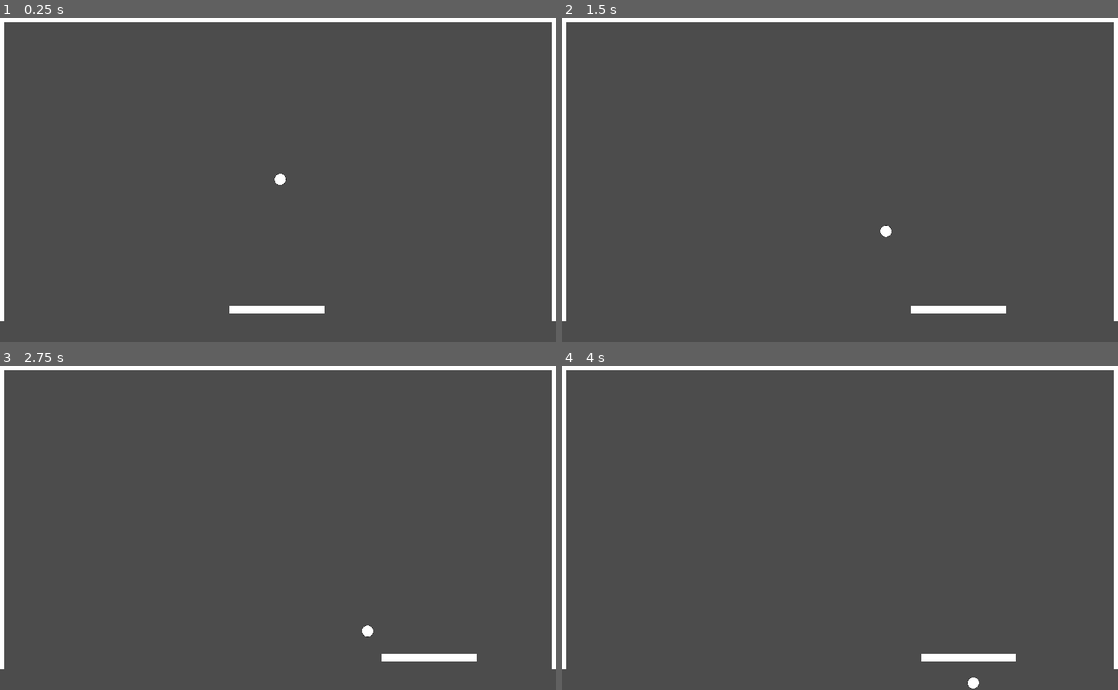
Above: before the commit, frames 1-4 (two rows, left to right).
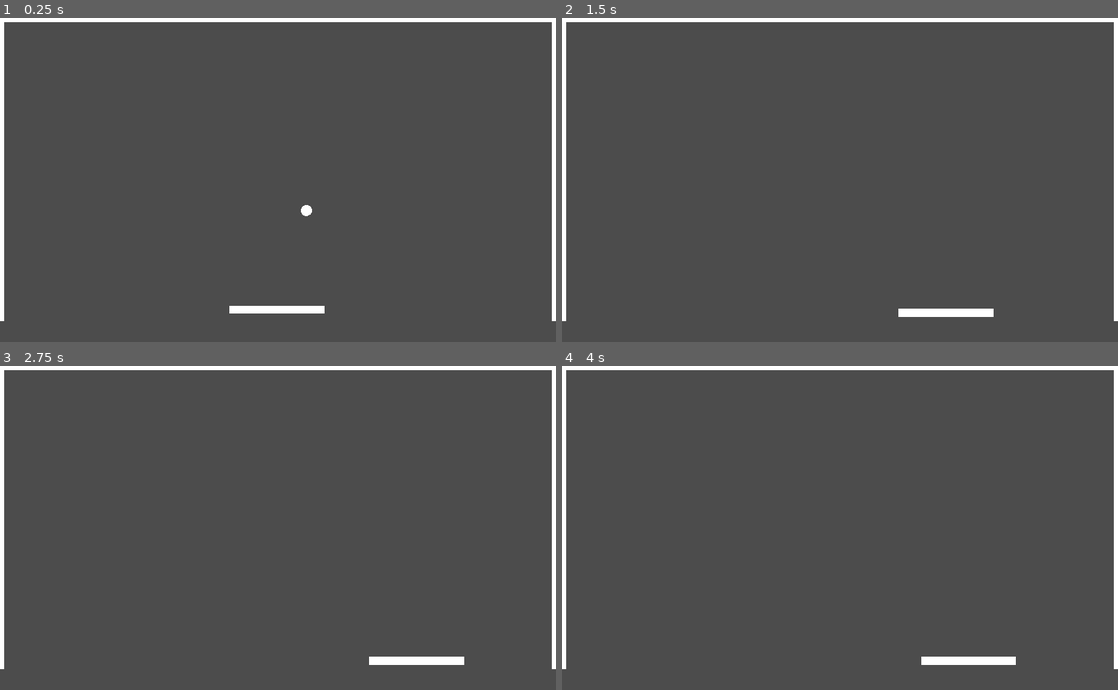
Above: after the commit, the same moments.

Repository: Santyru-C/Breakout-clone
Game: Godot game, scene res://Main.tscn
The game is run twice, just before and just after one commit, with the same random seed, the same clock (stepped at 60 frames per second) and the same inputs.
Inputs:
- Up to frame 1 (0.25 s): no input
- Up to frame 2 (1.5 s): hold Right (ui_right) 0.53-1.28 s; hold Left (ui_left) from 1.28 s (still down)
- Up to frame 3 (2.75 s): release Left (ui_left) at 2.03 s; hold Right (ui_right) from 2.03 s (still down)
- Up to frame 4 (4 s): release Right (ui_right) at 3.53 s; hold Left (ui_left) from 3.53 s (still down)

The runs differ from the first frame. In frame 1, 0.1% of the frame differs, in the area x 49-57%, y 48-62%; in frame 2, 0.5%; in frame 3, 0.5%, in the area x 65-86%, y 80-93%; in frame 4, 0.4%.

Commit message:
modify script

Diff:
--- a/gamefiles/scenes/ball.gd
+++ b/gamefiles/scenes/ball.gd
@@ -1,6 +1,6 @@
 extends KinematicBody2D
 
-export (int) var speed = 100
+export (int) var speed = 400
 
 var rng = RandomNumberGenerator.new()
 var rotation_list = [PI/4, -PI/4, 3*PI/4, -3*PI/4]
@@ -20,7 +20,6 @@
 
 	if collides:
 		direction = direction.bounce(collides.normal)
-		speed += 25
 
 
 # Called every frame. 'delta' is the elapsed time since the previous frame.
--- a/gamefiles/scenes/paddle.gd
+++ b/gamefiles/scenes/paddle.gd
@@ -13,7 +13,7 @@
 		direction.x = -1
 		print(-1)
 
-func _physics_process(delta):
+func _physics_process(_delta):
 	get_input()
 	velocity = (direction * speed)
 	velocity = move_and_slide(velocity)
